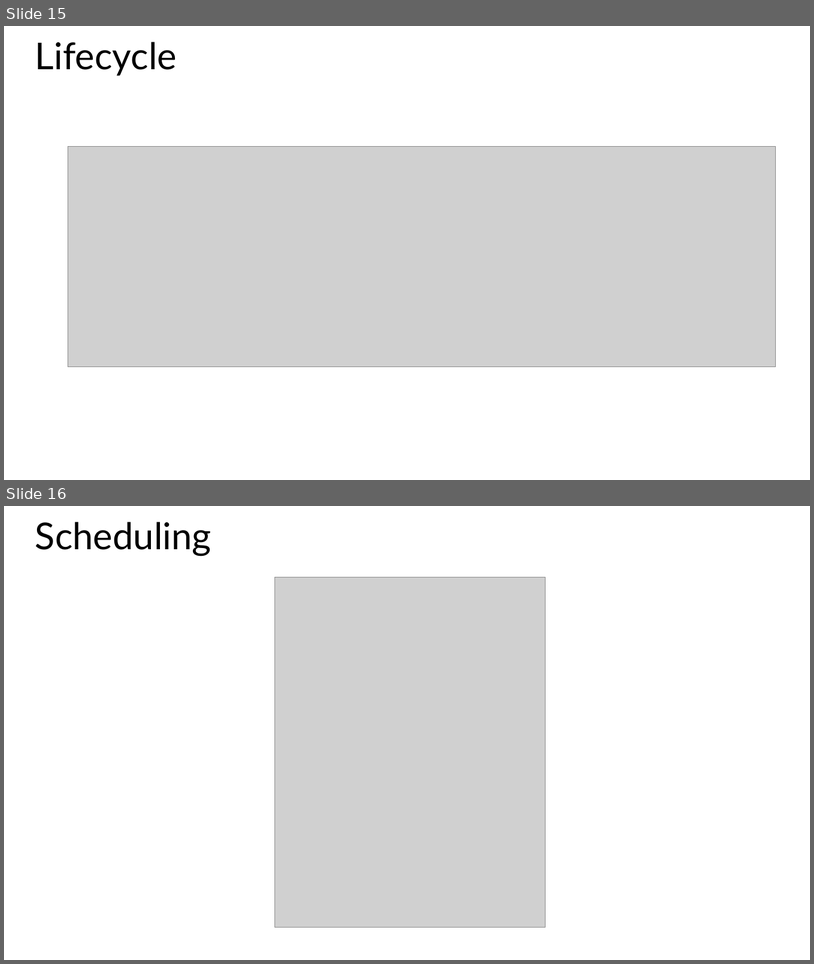
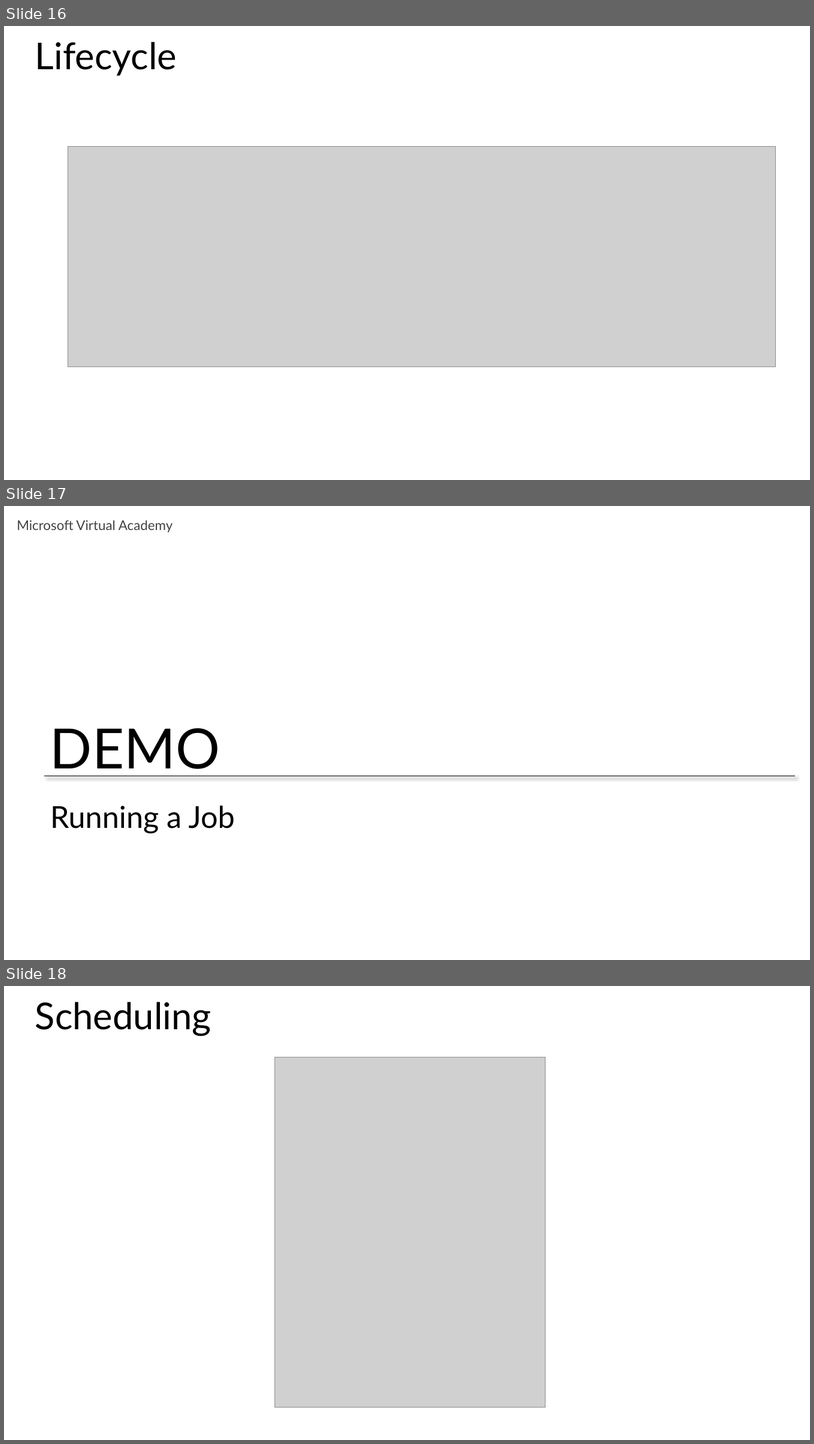
Before and after one commit to MisterJames/AzureImageProcessing, a slide deck: Presentation Materials/MVA-ApplicationsOnAzure-04.pptx. Shown one above the other, each under a label of ours: slides 15 and 16 before the commit, slides 16, 17 and 18 after it. The pictures are 814x964 and 814x1444 pixels, drawn with LibreOffice and Linux fonts; fonts in the diff are those of the drawing; grey boxes stand for pictures. Boxes give left, top, right and bottom in pixels: in the first picture for what was removed or moved away, otherwise in the second. Text is boxed around its words. In the diff, an @@ line names an element or a change of style, - is before the commit and + after.

```diff
--- a/Presentation Materials/MVA-ApplicationsOnAzure-04.pptx
+++ b/Presentation Materials/MVA-ApplicationsOnAzure-04.pptx
@@ slide 17 added at (4, 506, 810, 960), background #FFFFFF @@
@@ text added at (17, 520, 173, 532), 16 pt, text #404040 @@
+Microsoft Virtual Academy
@@ text added at (50, 728, 220, 776), 66 pt, text #000000 @@
+DEMO
@@ line added from (45, 776) to (796, 776), #000000 0.75 pt @@
@@ title added at (50, 805, 235, 833), 36 pt, text #000000 @@
+Running a Job
@@ what was slide 15 is now slide 16 @@
@@ what was slide 16 is now slide 18 @@
```
Also in this commit, not shown: 3 slides changed, 1 other slide added, 4 other files.
